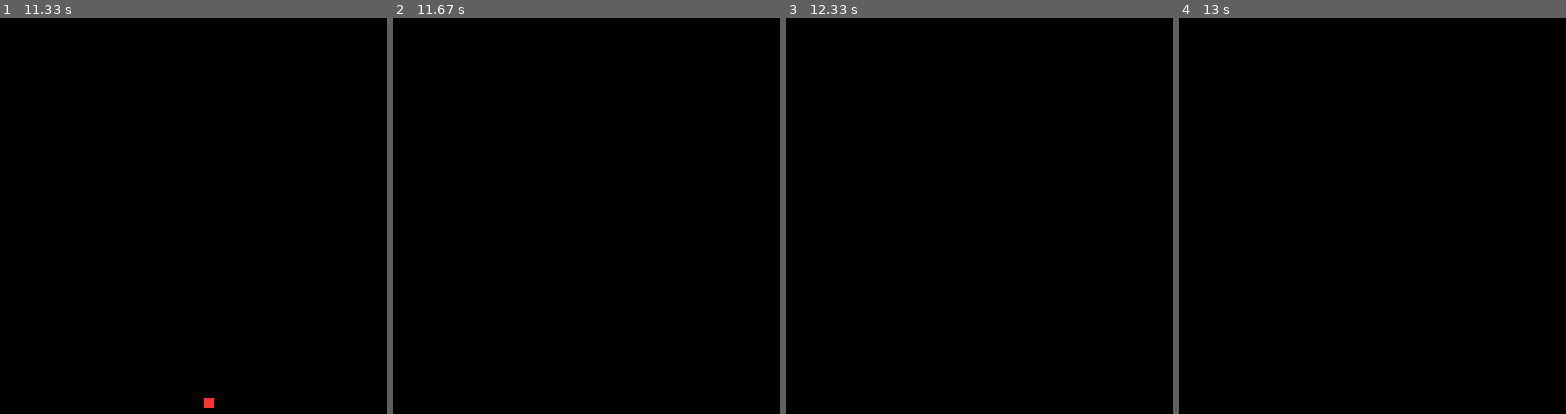
Above: before the commit, frames 1-4 (left to right).
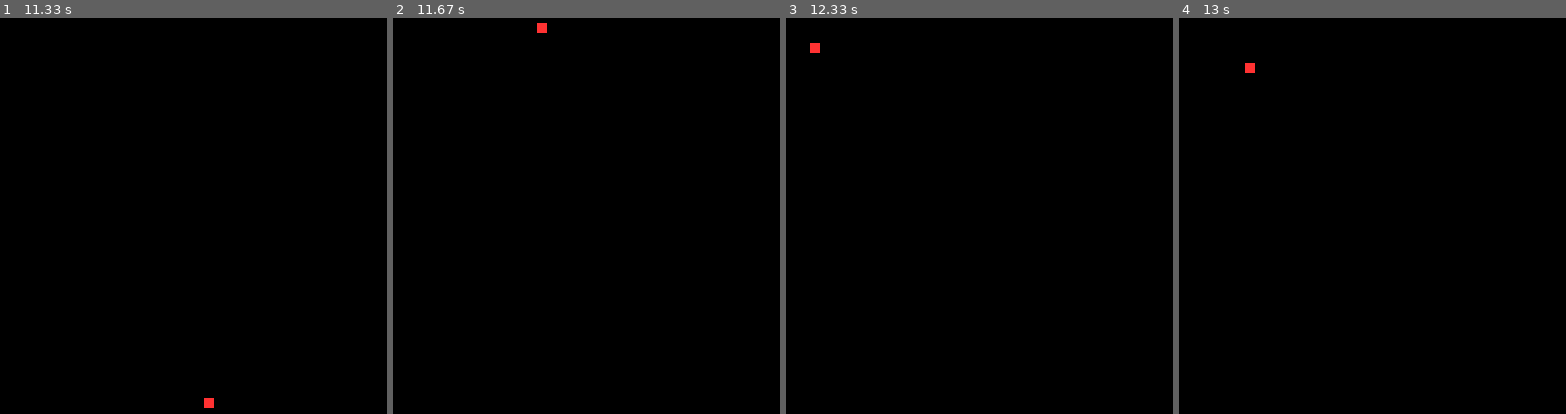
Above: after the commit, the same moments.

Repository: josuepl/dvideojuegos
Game: pygame game, started from pygame/interaccionTeclado.py
Two runs of this game, one before a commit and one after it. Both use one fixed random seed, a clock stepped at 60 frames per second and the inputs below.
Inputs:
- Up to frame 1 (11.33 s): tap A at 0.33, 3.67, 4.07, 4.37, 4.57, 4.9, 5.2, 5.4, 5.7, 5.97, 6.3, 6.6, 6.73, 7.13, 7.43, 7.8, 8.2, 8.5, 8.7, 9, 9.2, 9.53, 9.83, 10.03, 10.33, 10.6, 10.93, 11.23 s; hold Q 0.67-1.13 s; hold A 2.17-2.63 s
- Up to frame 2 (11.67 s): tap A at 11.37 s
- Up to frame 3 (12.33 s): tap A at 11.77, 12.07 s
- Up to frame 4 (13 s): tap A at 12.43, 12.83 s

Frame 1 is identical in both runs. In frame 2, less than 0.1% of the frame differs, in the area x 37-40%, y 1-4%; in frame 3, less than 0.1%; in frame 4, less than 0.1%.

Commit message:
nuevos elementos cargaImg

Diff:
--- a/pygame/Cuadrado.py
+++ b/pygame/Cuadrado.py
@@ -19,6 +19,7 @@
             self.velx = 1
             print("Limite X >:",self.posX )
         if self.posY <= 0:
+            self.posY = 5
             self.vely = 1
             print("Limite Y >:",self.posY )
         pass
--- /dev/null
+++ b/pygame/img/cargaImag.py
@@ -0,0 +1,61 @@
+import os
+import pygame
+
+
+
+pygame.init()
+tamVentana = (400,400)
+tamPant = (tamVentana)
+pantalla = pygame.display.set_mode(tamPant)
+reloj = pygame.time.Clock()
+# Carga de imagenes a una lista de python
+imgs = []
+imgs.append(pygame.image.load((r'pygame\img\uno.png')))
+imgs.append(pygame.image.load((r'pygame\img\dos.png')))
+imgs.append(pygame.image.load((r'pygame\img\tres.png')))
+imgs.append(pygame.image.load((r'pygame\img\cuatro.png')))
+imgs.append(pygame.image.load((r'pygame\img\reverso.png')))
+
+posX = 20
+posY = 20
+print(imgs)
+imgScale = pygame.transform.scale(imgs[0],[30,50])
+while True:
+    pygame.Surface.fill(pantalla,(255,255,255),None)
+
+    '''for img in imgs:
+        imgRender = pygame.transform.scale(img,[30,50])
+        pantalla.blit(imgRender,[posX,10])
+        pantalla.blit(img,[posX + 30, 100])
+        posX += 40
+        posY += 50'''
+    pantalla.blit(imgScale,[posX,posY])
+    for event in pygame.event.get():
+        #print(event.type)
+        if event.type == pygame.QUIT:
+            pygame.quit()
+            exit()
+        if event.type == pygame.KEYDOWN:
+            print("Tecla presionada: ",event.type, "Tecla: ",event.key)
+            if event.key == pygame.K_s:
+                print("Tecla 's/S' apretada",pygame.K_a)
+                posY += 10
+            if event.key == pygame.K_w:
+                print("Tecla 'w/W' apretada",pygame.K_q)
+                posY -= 10
+            if event.key == pygame.K_a:
+                posX -= 10
+            if event.key == pygame.K_d:
+                posX += 10
+    btnIzq, btnMed, btnDer = pygame.mouse.get_pressed()
+    print(btnIzq,btnMed,btnDer)
+    if btnIzq:
+        posX += 10
+        posY += 10
+    elif btnMed:
+        posX += 10
+    elif btnDer:
+        posY += 10
+
+    pygame.display.update()
+    reloj.tick(60)
--- /dev/null
+++ b/pygame/interaccionMouse.py
@@ -0,0 +1,28 @@
+import pygame
+from pygame.locals import *
+import sys
+
+pygame.init()
+display = pygame.display.set_mode((300, 300))
+relojFPS = pygame.time.Clock()
+
+cont =0
+while True:
+    for event in pygame.event.get():
+        if event.type == QUIT:
+            pygame.quit()
+            sys.exit()
+        if event.type == pygame.MOUSEBUTTONDOWN:
+            print("Boton pulsado ",pygame.mouse.get_pressed())
+    btnIzq, btnMed, btnDer = pygame.mouse.get_pressed()
+    if btnIzq:
+        print("Se ha presionado el boton izquierdo: ",cont)
+        cont += 1
+    elif btnMed:
+        print("Se ha presionado el boton central: ",cont)
+        cont += 1
+    elif btnDer:
+        print("Se ha presionado el boton derecho: ",cont)
+        cont += 1
+    pygame.display.update()
+    relojFPS.tick(60)
Binary file added: pygame/img/cuatro.png
Binary file added: pygame/img/dos.png
Binary file added: pygame/img/reverso.png
Binary file added: pygame/img/tres.png
Binary file added: pygame/img/uno.png
